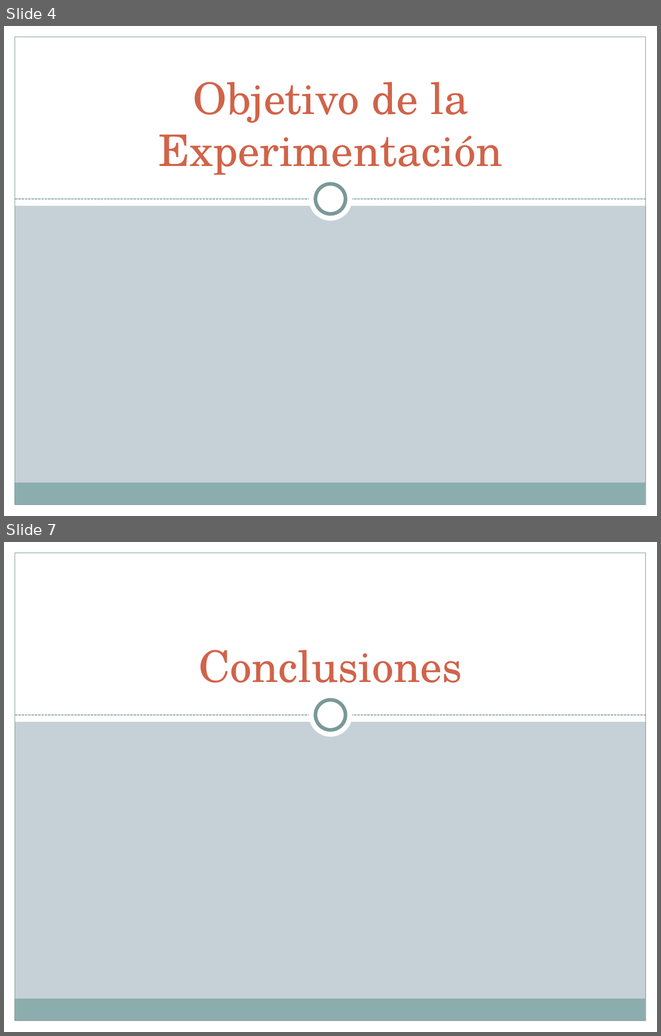
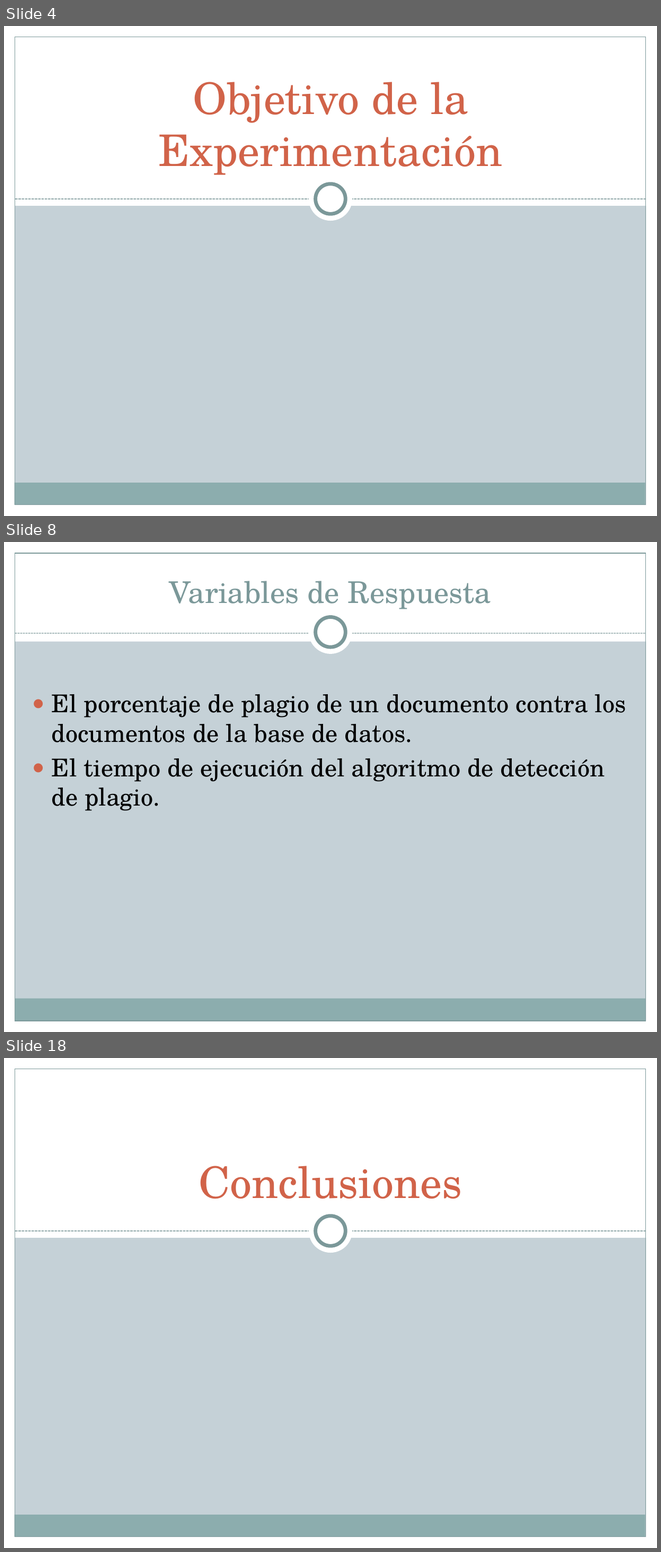
Before and after one commit to diegohttp/plagiarius, a slide deck: Lab6/Diapos HIPOTESIS.pptx. Shown one above the other, each under a label of ours: slides 4 and 7 before the commit, slides 4, 8 and 18 after it; the slides between them are not shown. The pictures are 661x1036 and 661x1552 pixels, drawn with LibreOffice and Linux fonts; fonts in the diff are those of the drawing. Boxes give left, top, right and bottom in pixels: in the first picture for what was removed or moved away, otherwise in the second. Text is boxed around its words. In the diff, an @@ line names an element or a change of style, - is before the commit and + after.

```diff
--- a/Lab6/Diapos HIPOTESIS.pptx
+++ b/Lab6/Diapos HIPOTESIS.pptx
@@ slide 8 added at (4, 542, 657, 1032), background #C5D1D7; not listed: 5 template elements that a slide beside it also shows @@
@@ rectangle added at (4, 542, 657, 641), fill #FFFFFF @@
@@ title added at (169, 581, 491, 609), 33 pt, text #7C999A @@
+Variables de Respuesta
@@ ellipse added at (309, 610, 353, 654), fill #FFFFFF @@
@@ ellipse added at (316, 617, 345, 647), fill #FFFFFF, outline #7C999A 4 pt @@
@@ line added from (15, 633) to (646, 633), #7C999A 0.75 pt dashed @@
@@ text added at (52, 694, 626, 811), 27 pt, text #000000 @@
+● El porcentaje de plagio de un documento contra los documentos de la base de datos.
+● El tiempo de ejecución del algoritmo de detección de plagio.
@@ what was slide 7 is now slide 18 @@
```
Also in this commit, not shown: 1 slide changed, 11 other slides added, 1 slide removed.
